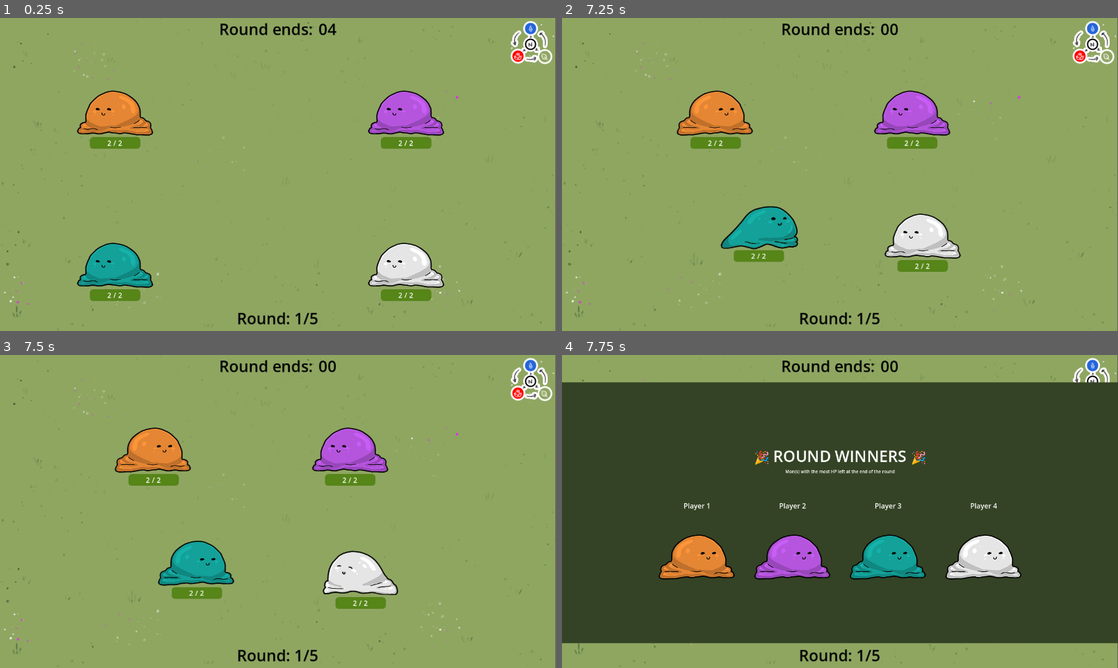
Above: before the commit, frames 1-4 (two rows, left to right).
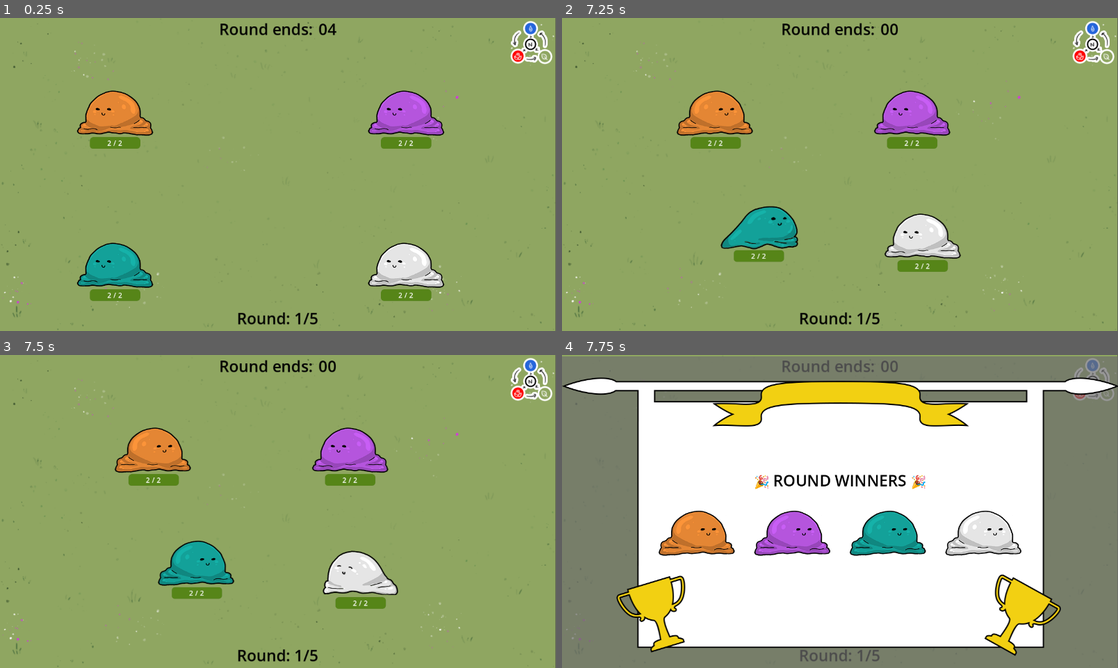
Above: after the commit, the same moments.

Repository: Galitie/mini-tyler-games
Game: Godot game, scene res://tylermon/tylermon.tscn
Same seed, same stepped clock (60 frames per second), same inputs: the game is played once before the commit and once after it. This scene is started directly instead of the project's main scene.
Inputs (mouse positions are in pixels of both pictures, inside the frame that each line leads up to):
- Up to frame 1 (0.25 s): no input
- Up to frame 2 (7.25 s): tap Enter (start) at 0.5, 1.35, 2.85, 4.35, 5.85 s; move the mouse to (962, 158) at 0.52 s; hold Enter (start) 0.53-1.28 s; hold Right (move_piece_right) 0.53-2.03 s; tap Space (jump) at 0.77, 1.52, 3.02, 3.77, 4.52, 6.02, 6.77 s; move the mouse to (728, 190) at 1.27 s; move the mouse to (895, 105) at 2.02 s; hold A (move_left) 2.03-2.78 s; hold Enter (start) 2.03-2.78 s; move the mouse to (812, 237) at 2.77 s; hold Right (move_piece_right) 2.78-4.28 s; move the mouse to (1006, 221) at 3.52 s; hold Enter (start) 3.53-4.28 s; move the mouse to (673, 127) at 4.27 s; hold A (move_left) 4.28-5.03 s; move the mouse to (867, 174) at 5.02 s; hold Right (move_piece_right) 5.03-5.78 s; hold Enter (start) 5.03-5.78 s; move the mouse to (756, 96) at 5.77 s; hold A (move_left) from 5.78 s (still down); move the mouse to (962, 158) at 6.52 s; hold Enter (start) from 6.53 s (still down)
- Up to frame 3 (7.5 s): move the mouse to (166, 527) at 7.27 s; release A (move_left) at 7.28 s; release Enter (start) at 7.28 s; hold Right (move_piece_right) from 7.28 s (still down); tap Enter (start) at 7.35 s
- Up to frame 4 (7.75 s): keep holding Right (move_piece_right); tap Space (jump) at 7.52 s

Frames 1-3 are identical in both runs. In frame 4, 98% of the frame differs, in the area x 0-100%, y 0-100%.
Error in both runs: Cannot call method 'get_node' on a null value. (res://tylermon/tylermon.gd:39)

Commit message:
Updated transition graphic

Diff:
--- a/tylermon/transition_ui.gd
+++ b/tylermon/transition_ui.gd
@@ -44,25 +44,11 @@
 func build_winners_nodes(winners):
 	var container = get_node("center_container/vbox/winners")
 	for winner in winners:
-		var label = Label.new()
-		var remaining_health = Label.new()
-		remaining_health.horizontal_alignment = HORIZONTAL_ALIGNMENT_CENTER
-		label.horizontal_alignment = HORIZONTAL_ALIGNMENT_CENTER
-		if winner.name == "player0":
-			label.text = "Player 1"
-		if winner.name == "player1":
-			label.text = "Player 2"
-		if winner.name == "player2":
-			label.text = "Player 3"
-		if winner.name == "player3":
-			label.text = "Player 4"
-		label.horizontal_alignment = HORIZONTAL_ALIGNMENT_CENTER
 		var image = TextureRect.new()
 		var sprite_frame = winner.get_child(0).get_node("scalable_nodes").get_child(0).get_sprite_frames()
 		image.texture = sprite_frame.get_frame_texture("idle",0)
 		image.modulate = winner.get_child(0).custom_color
 		var vbox = VBoxContainer.new()
-		vbox.add_child(label)
 		vbox.add_child(image)
 		vbox.set("theme_override_constants/separation", -40)
 		container.add_child(vbox)
--- a/tylermon/transition_ui.tscn
+++ b/tylermon/transition_ui.tscn
@@ -1,6 +1,7 @@
-[gd_scene load_steps=2 format=3 uid="uid://io2r0wxux8x6"]
+[gd_scene load_steps=3 format=3 uid="uid://io2r0wxux8x6"]
 
 [ext_resource type="Script" path="res://tylermon/transition_ui.gd" id="1_d5nyu"]
+[ext_resource type="Texture2D" uid="uid://bi1d0ymwpaswg" path="res://tylermon/background/winner_banner.png" id="2_gmicj"]
 
 [node name="container" type="MarginContainer"]
 custom_minimum_size = Vector2(0, 600)
@@ -16,30 +17,25 @@
 size_flags_vertical = 4
 script = ExtResource("1_d5nyu")
 
-[node name="overlay" type="ColorRect" parent="."]
+[node name="overlay" type="TextureRect" parent="."]
 layout_mode = 2
-color = Color(0.207843, 0.266667, 0.14902, 1)
+texture = ExtResource("2_gmicj")
 
 [node name="center_container" type="CenterContainer" parent="."]
 layout_mode = 2
 
 [node name="vbox" type="VBoxContainer" parent="center_container"]
 layout_mode = 2
-theme_override_constants/separation = 60
+theme_override_constants/separation = -50
 
 [node name="vbox" type="VBoxContainer" parent="center_container/vbox"]
 layout_mode = 2
 
 [node name="title_text" type="Label" parent="center_container/vbox/vbox"]
 layout_mode = 2
+theme_override_colors/font_color = Color(0, 0, 0, 1)
 theme_override_font_sizes/font_size = 36
 text = "ROUND WINNERS:"
-horizontal_alignment = 1
-
-[node name="description" type="Label" parent="center_container/vbox/vbox"]
-layout_mode = 2
-theme_override_font_sizes/font_size = 10
-text = "Mon(s) with the most HP left at the end of the round"
 horizontal_alignment = 1
 
 [node name="winners" type="HBoxContainer" parent="center_container/vbox"]
--- a/tylermon/upgrade_menu.tscn
+++ b/tylermon/upgrade_menu.tscn
@@ -59,7 +59,7 @@
 layout_mode = 2
 theme_override_colors/font_color = Color(1, 1, 1, 1)
 theme_override_font_sizes/font_size = 12
-text = "Dole out 3 points to stats this is a test of even more text"
+text = "Add 3 points to stats"
 horizontal_alignment = 1
 autowrap_mode = 2
 
Binary file added: tylermon/background/winner_banner.png
Not shown, added: tylermon/background/winner_banner.png.import
